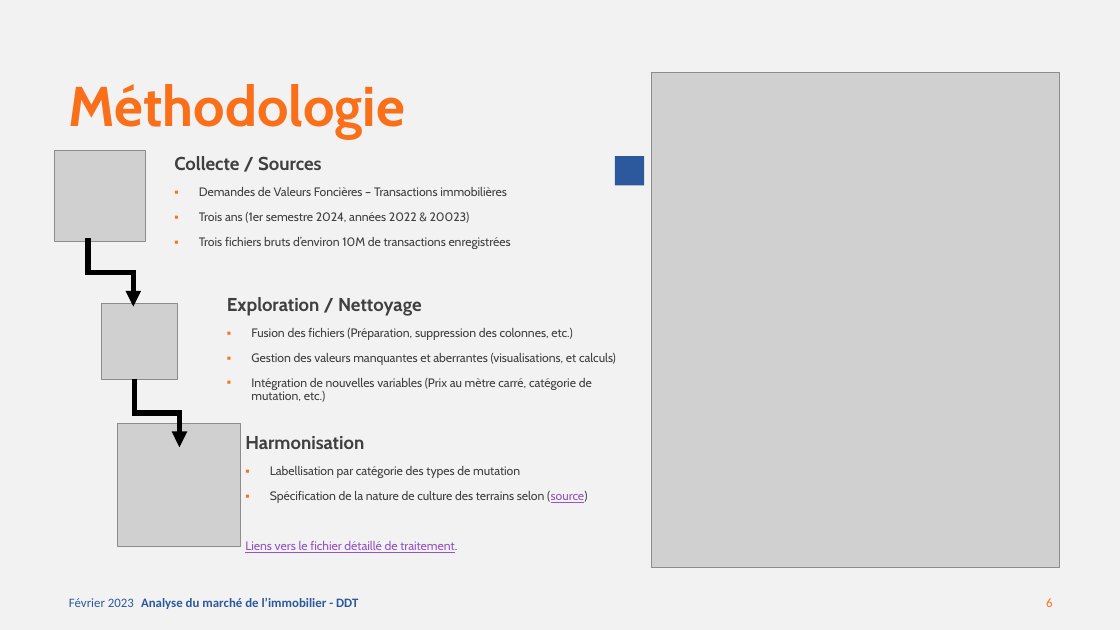
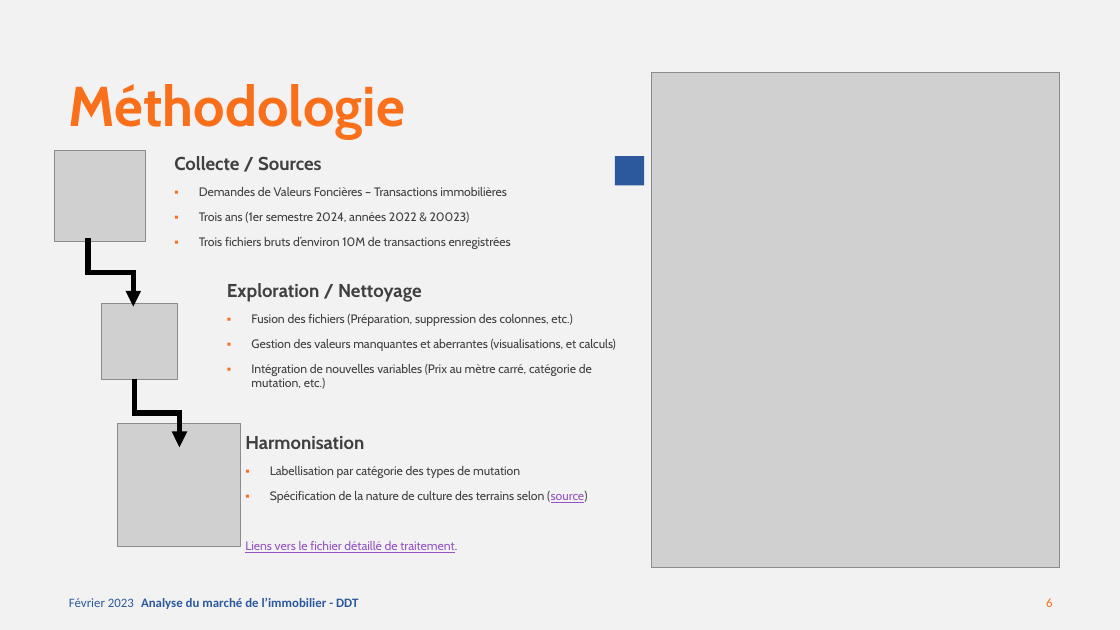
Before and after one commit to Diaure/Immobilier-AIN, a slide deck: slide 6 of Etude_de_marché DDT.pptx. Drawn at 1120x630 pixels with LibreOffice and Linux fonts; fonts in the diff are those of the drawing; grey boxes stand for pictures. Boxes give left, top, right and bottom in pixels: in the first picture for what was removed or moved away, otherwise in the second. Text is boxed around its words. In the diff, an @@ line names an element or a change of style, - is before the commit and + after.

```diff
--- a/Etude_de_marché DDT.pptx
+++ b/Etude_de_marché DDT.pptx
@@ text "Exploration / Nettoyage" moved from (x1=227, y1=297, x2=616, y2=402) to (x1=227, y1=283, x2=616, y2=389) @@
```
Also in this commit, not shown: 3 other files.
